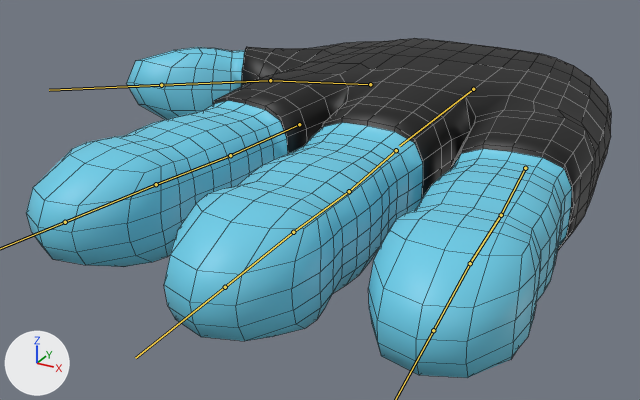
One commit to the FBX model Assets/4. Modelos/jefe/MANO.fbx: the scene before it, then after it.
Before and after are seen from a 50 mm lens placed at (1.59, -4.62, 1.74), pointed at (-0.4, -1.0, -0.07). Every picture has the same lights, and +X, +Y and +Z are marked at lower left. The bones that bend it are drawn over the model as lines. Mesh edges are drawn as thin lines.
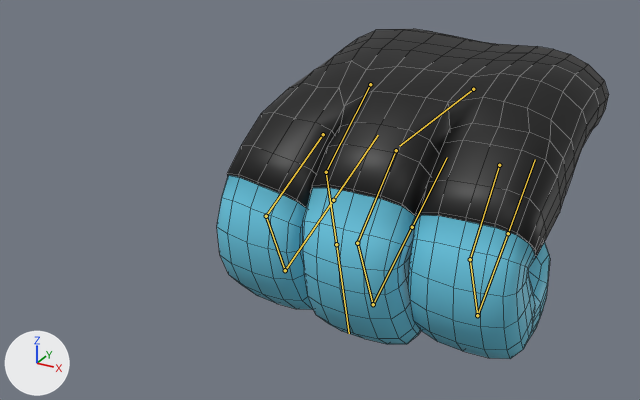
The newer file adds an action. The first version stands in its rest pose; the second is drawn at frame 18 of the action 'Armature|SpiningPunch'.

What the commit changed:
Bone 'Indice1' (bone_indice1) moves from (0.0, 0.0, 0.0) to (0.191, 0.048, -0.002).
Bone 'Indice1' (bone_indice1) turns from (0, 0, 0) to (34, -4, 0) degrees about its own x, y and z.
Bone 'indice2' (bone_indice2) turns from (0, 0, 0) to (84, -5, -10) degrees about its own x, y and z.
Bone 'indice3' (bone_indice3) turns from (0, 0, 0) to (93, 7, -8) degrees about its own x, y and z.
Bone 'medio1' (bone_medio1) turns from (0, 0, 0) to (34, 1, 0) degrees about its own x, y and z.
Bone 'medio2' (bone_medio2) turns from (0, 0, 0) to (81, 0, -1) degrees about its own x, y and z.
Bone 'medio3' (bone_medio3) turns from (0, 0, 0) to (95, 2, 1) degrees about its own x, y and z.
Bone 'meñique1' (bone_meñique1) moves from (0.0, 0.0, 0.0) to (-0.117, 0.009, -0.001).
Bone 'meñique1' (bone_meñique1) turns from (0, 0, 0) to (30, 2, 3) degrees about its own x, y and z.
Bone 'meñique2' (bone_meñique2) turns from (0, 0, 0) to (89, -2, 4) degrees about its own x, y and z.
Bone 'meñique3' (bone_meñique3) turns from (0, 0, 0) to (91, -3, 6) degrees about its own x, y and z.
Bone 'pulgar.001' (bone_pulgar_001) turns from (0, 0, 0) to (-68, 14, -13) degrees about its own x, y and z.
Bone 'pulgar2' (bone_pulgar2) turns from (0, 0, 0) to (-40, 24, 33) degrees about its own x, y and z.

What differs and where, as boxes [x1, y1, x2, y2] in the pictures (640 x 400 px):
'Cube', posed (33% narrower): before [26, 38, 611, 378]; after [217, 29, 609, 359]
bone 'Indice1', root to tip: before (299, 124) to (230, 155); after (323, 134) to (266, 216)
bone 'indice2', root to tip: before (230, 155) to (156, 184); after (266, 216) to (285, 270)
bone 'indice3', root to tip: before (156, 184) to (65, 222); after (285, 270) to (333, 200)
bone 'medio1', root to tip: before (396, 150) to (349, 191); after (396, 150) to (357, 243)
bone 'medio2', root to tip: before (349, 191) to (293, 232); after (357, 243) to (373, 304)
bone 'medio3', root to tip: before (293, 232) to (225, 287); after (373, 304) to (412, 227)
bone 'meñique1', root to tip: before (525, 168) to (501, 215); after (499, 165) to (470, 259)
bone 'meñique2', root to tip: before (501, 215) to (470, 263); after (470, 259) to (477, 315)
bone 'meñique3', root to tip: before (470, 263) to (433, 330); after (477, 315) to (508, 233)
bone 'pulgar.001', root to tip: before (370, 84) to (270, 80); after (370, 84) to (326, 172)
bone 'pulgar2', root to tip: before (270, 80) to (161, 85); after (326, 172) to (336, 244)
